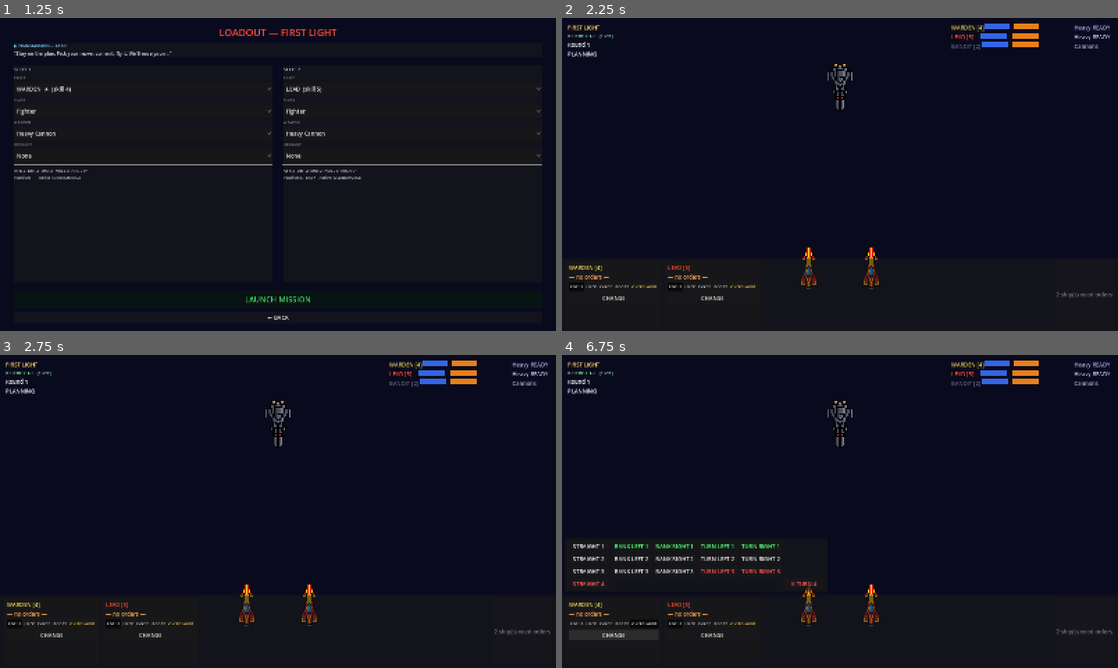
Above: before the commit, frames 1-4 (two rows, left to right).
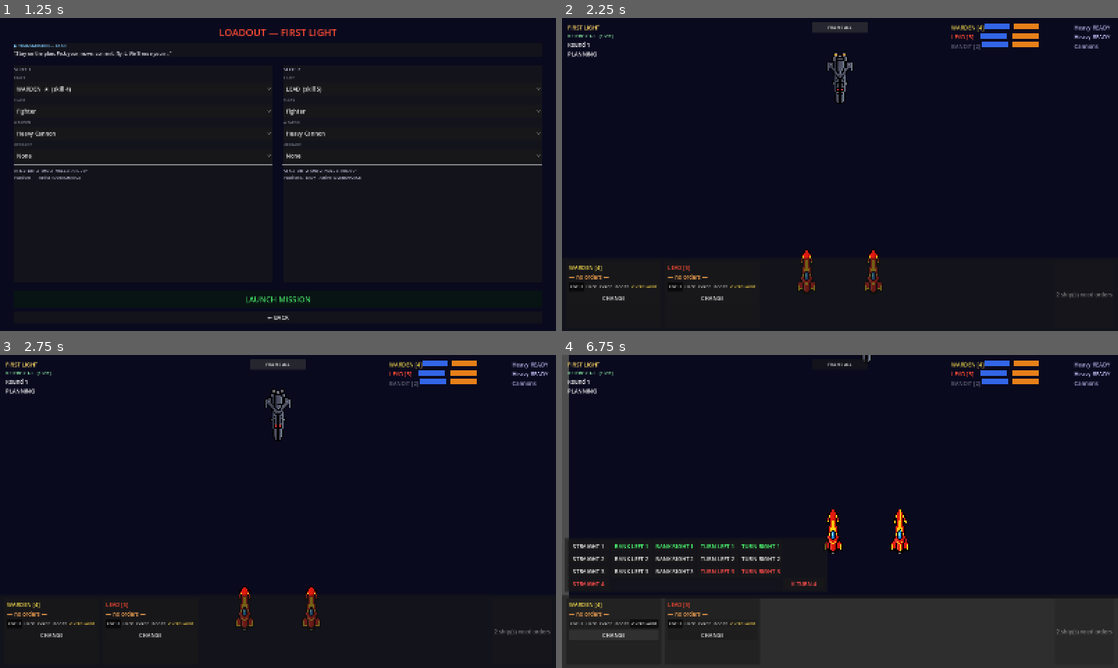
Above: after the commit, the same moments.

Repository: kavemankai/JaggedBuild
Game: Godot game, scene res://scenes/MainMenu.tscn
Same seed, same stepped clock (60 frames per second), same inputs: the game is played once before the commit and once after it.
Inputs (mouse positions are in pixels of both pictures, inside the frame that each line leads up to):
- Up to frame 1 (1.25 s): click "DEPLOY ▶" at 0.5 s
- Up to frame 2 (2.25 s): click "LAUNCH MISSION" at 1.25 s; click (840, 27) at 2 s, where only the run after the commit has a clickable "FRAME ALL"
- Up to frame 3 (2.75 s): no input
- Up to frame 4 (6.75 s): click "FOCUS" at 2.75 s; click "LOCK" at 3.5 s; click "EVADE" at 4.25 s; click "BOOST" at 5 s; click "OVERCHARGE" at 5.75 s; click "CHANGE" at 6.5 s

Frame 1 is identical in both runs. In frame 2, 1.2% of the frame differs, in the area x 42-58%, y 1-88%; in frame 3, 1.2%; in frame 4, 15%, in the area x 0-100%, y 0-100%.

Commit message:
Gate 24: focus-ship + camera/planning integration
Clicking a ShipCard now focuses the camera on that ship (recenter, preserving
the player's zoom) in addition to the existing active-ghost brighten and the
screen-space selector — so a ship is never lost on a large map. PlanningStrip
gets a camera ref via set_camera(). Added a top-centre FRAME ALL button that
fits all living ships in view (offered, not imposed; useful in resolution).
Camera position persists across phases.

Co-Authored-By: Claude Opus 4.8 <noreply@anthropic.com>

Diff:
--- a/scripts/Main.gd
+++ b/scripts/Main.gd
@@ -85,6 +85,8 @@
 	_build_ghosts()
 
 	planning_strip.setup(_player_ships, _ghosts)
+	planning_strip.set_camera(_camera)
+	_build_frame_button()
 	planning_strip.all_confirmed.connect(_on_all_confirmed)
 
 	# HUD lists combatants only — the capital hull is non-targetable scenery.
@@ -103,6 +105,30 @@
 
 # Build spawn positions for this battle, scaled to the arena. Mission data may override
 # with explicit "player_spawns"/"enemy_spawns"/"transport_spawn" ([x, y, rot] entries).
+# A screen-space "FRAME ALL" button (top-centre) that fits every living ship in view —
+# offered, never imposed (the camera stays free otherwise).
+func _build_frame_button() -> void:
+	var btn := Button.new()
+	btn.text = "FRAME ALL"
+	btn.add_theme_font_size_override("font_size", 13)
+	btn.position = Vector2(720, 12)
+	btn.custom_minimum_size = Vector2(160, 30)
+	btn.focus_mode = Control.FOCUS_NONE   # don't steal keyboard focus
+	btn.pressed.connect(_on_frame_all)
+	$UI.add_child(btn)
+
+
+func _on_frame_all() -> void:
+	if _camera == null:
+		return
+	var pts: Array = []
+	for s in _ships:
+		var sh: Ship = s as Ship
+		if not sh.is_destroyed:
+			pts.append(sh.global_position)
+	_camera.frame_all(pts)
+
+
 func _make_spawns(mission: Dictionary, enemy_specs: Array) -> void:
 	var arena: Vector2 = ManeuverSystem.arena_size
 	var player_count: int = mini(2, CampaignManager.pilots_for_deployment().size())
--- a/scripts/PlanningStrip.gd
+++ b/scripts/PlanningStrip.gd
@@ -11,6 +11,11 @@
 var _ships: Array = []          # friendly ships
 var _ghosts: Dictionary = {}    # ship -> GhostShip
 var _cards: Array = []
+var _camera: Node = null        # CameraRig; clicking a card focuses it on the ship
+
+
+func set_camera(cam: Node) -> void:
+	_camera = cam
 
 
 func setup(friendly_ships: Array, ghosts: Dictionary) -> void:
@@ -51,6 +56,10 @@
 func _open_selector(ship: Ship) -> void:
 	if ship.is_destroyed:
 		return
+	# Focus the camera on this ship so it's never lost on a large map. Recenter only
+	# (don't override the player's chosen zoom).
+	if _camera != null:
+		_camera.focus_on(ship.global_position, false)
 	_selector.open_for(ship, _ghosts.get(ship))
 	_refresh_ghosts(ship)
 	_position_selector_over(ship)
